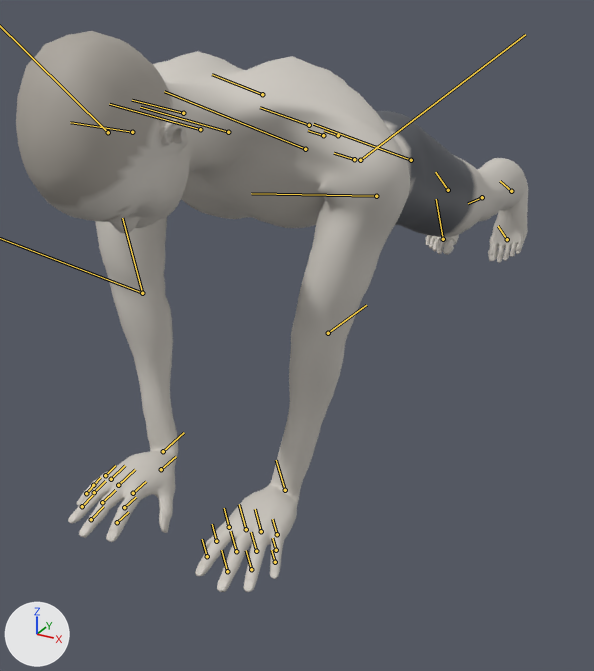
One commit to the glTF model exports/three-leg-chaturanga-pose.glb: the scene before it, then after it.
One viewpoint serves both versions: a camera (50 mm lens) standing at (0.674, -1.49, 0.784) and looking at (-0.08, -0.119, 0.099). The axes (+X, +Y, +Z) are drawn at lower left. The lights are the same throughout. The first picture is the older version. Both versions are drawn at frame 176 of the action 'three-leg-chaturanga-pose_left'; the numbers are the values there. The bones that change, and the others that lie on the model, are drawn over the model as lines.
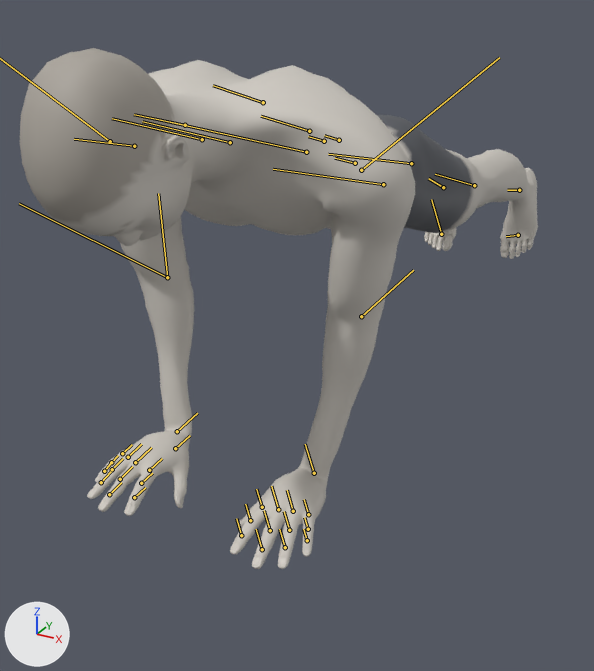
Where the change shows, as pixel boxes [x1, y1, x2, y2] in the pictures (594 x 671 px):
'Mesh_0', posed (7% shorter): before [16, 31, 528, 592]; after [20, 48, 538, 569]
bone 'pelvis', root to tip: before (354, 159) to (334, 153); after (355, 163) to (335, 158)
bone 'upperarm_l', root to tip: before (360, 160) to (525, 34); after (361, 170) to (499, 57)
bone 'lowerarm_l', root to tip: before (328, 333) to (366, 305); after (361, 316) to (413, 270)
bone 'hand_l', root to tip: before (285, 490) to (276, 460); after (314, 473) to (305, 444)
bone 'hand_r', root to tip: before (163, 451) to (184, 432); after (177, 431) to (197, 413)
bone 'thigh_l', root to tip: before (411, 160) to (313, 124); after (411, 163) to (328, 154)
bone 'calf_l', root to tip: before (482, 197) to (468, 203); after (474, 185) to (435, 174)
bone 'foot_l', root to tip: before (511, 191) to (500, 181); after (519, 190) to (507, 190)
bone 'ball_l', root to tip: before (507, 239) to (498, 226); after (518, 235) to (506, 236)
bone 'thigh_r', root to tip: before (305, 149) to (164, 91); after (306, 152) to (158, 119)
bone 'calf_r', root to tip: before (376, 196) to (251, 193); after (383, 184) to (273, 169)
bone 'foot_r', root to tip: before (448, 190) to (435, 172); after (443, 187) to (428, 178)

The edits, one by one:
Bone 'pelvis' (bone_pelvis) moves from (0.03, -0.523, 0.0) to (0.026, -0.53, 0.0).
Bone 'pelvis' (bone_pelvis) turns from (0, 0, -73) to (0, 0, -74) degrees about its own x, y and z.
Bone 'upperarm_l' (bone_upperarm_l) turns from (-46, -4, 74) to (-43, -5, 56) degrees about its own x, y and z.
Bone 'lowerarm_l' (bone_lowerarm_l) turns from (1, 13, -41) to (9, 0, -22) degrees about its own x, y and z.
Bone 'hand_l' (bone_hand_l) turns from (101, -31, 13) to (99, -30, 10) degrees about its own x, y and z.
Bone 'upperarm_r' (bone_upperarm_r) turns from (46, 4, 74) to (43, 5, 56) degrees about its own x, y and z.
Bone 'lowerarm_r' (bone_lowerarm_r) turns from (-1, -13, -41) to (-9, 0, -22) degrees about its own x, y and z.
Bone 'hand_r' (bone_hand_r) turns from (-101, 31, 13) to (-99, 30, 10) degrees about its own x, y and z.
Bone 'thigh_l' (bone_thigh_l) turns from (-2, 2, 0) to (-5, 2, -4) degrees about its own x, y and z.
Bone 'calf_l' (bone_calf_l) turns from (-11, 0, -5) to (-2, 0, 2) degrees about its own x, y and z.
Bone 'foot_l' (bone_foot_l) turns from (12, -6, 10) to (7, -4, -3) degrees about its own x, y and z.
Bone 'ball_l' (bone_ball_l) turns from (0, -1, 8) to (0, 0, 1) degrees about its own x, y and z.
Bone 'thigh_r' (bone_thigh_r) turns from (4, -4, 3) to (5, -4, -1) degrees about its own x, y and z.
Bone 'calf_r' (bone_calf_r) turns from (7, -1, -9) to (2, 0, -1) degrees about its own x, y and z.
Bone 'foot_r' (bone_foot_r) turns from (-9, 10, 20) to (-6, 7, 7) degrees about its own x, y and z.
